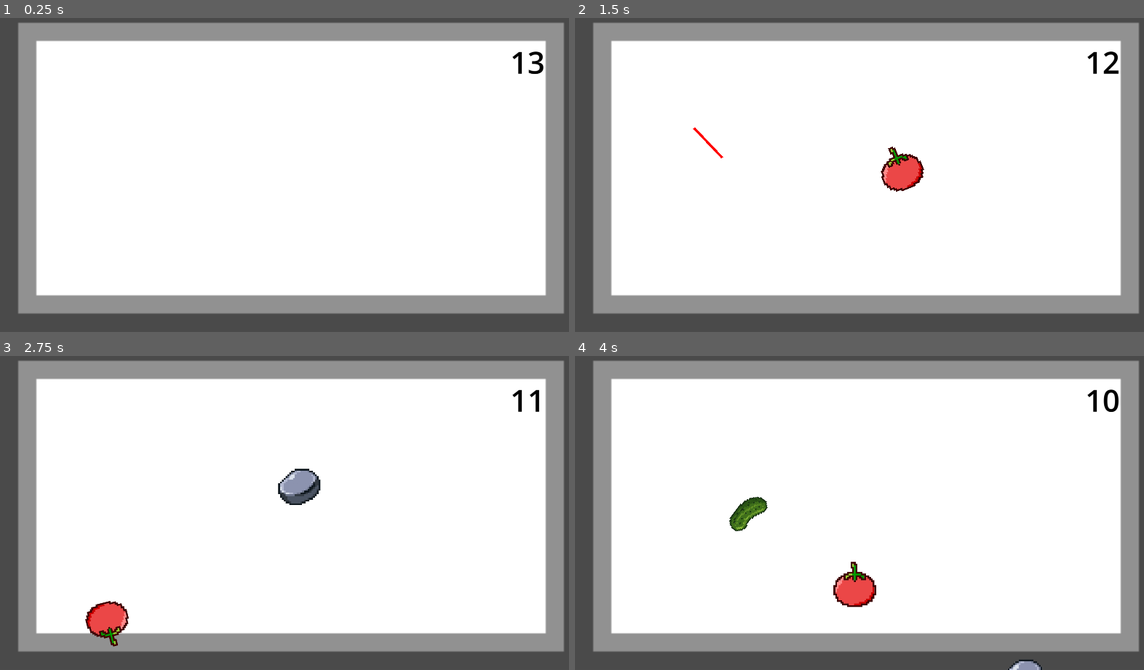
Above: before the commit, frames 1-4 (two rows, left to right).
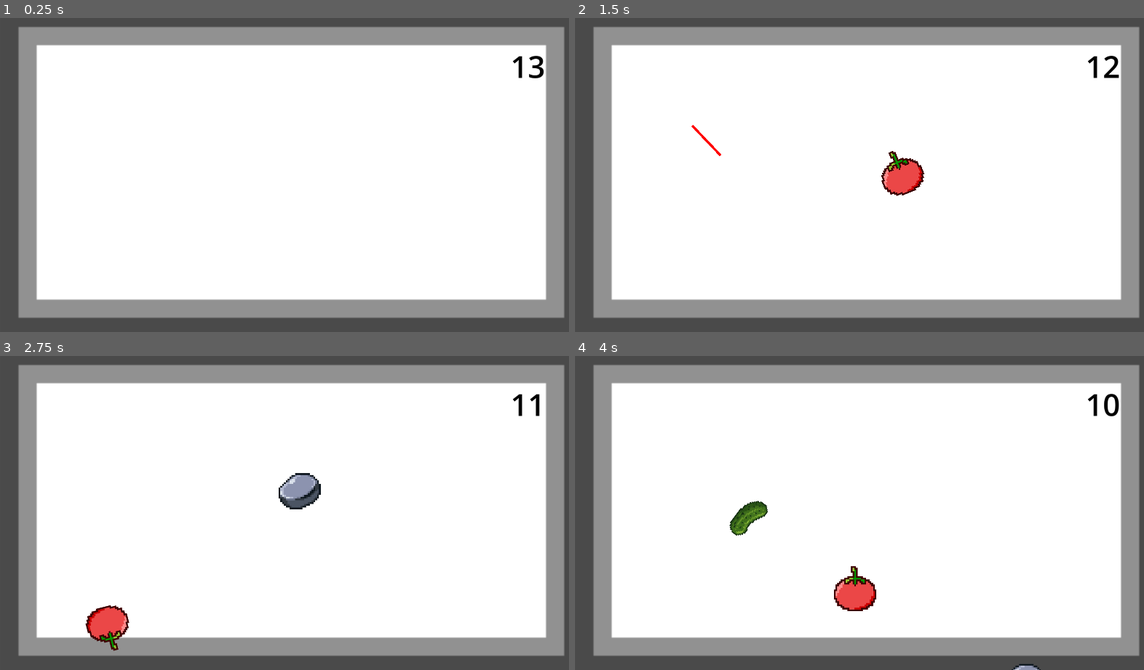
Above: after the commit, the same moments.

Repository: AlanLeo32/Rush---Dine
Game: Godot game, scene res://minigames/slicing/main.tscn
The game is run twice, just before and just after one commit, with the same random seed, the same clock (stepped at 60 frames per second) and the same inputs. This scene is started directly instead of the project's main scene.
Inputs (mouse positions are in pixels of both pictures, inside the frame that each line leads up to):
- Up to frame 1 (0.25 s): no input
- Up to frame 2 (1.5 s): tap Enter (ui_accept) at 0.5, 0.77 s; move the mouse to (996, 153) at 0.52 s; hold Right (ui_right) 0.53-1.25 s; click (996, 153) at 0.67 s; drag from (751, 184) to (outside the picture) at 1.27 s
- Up to frame 3 (2.75 s): move the mouse to (347, 434) at 2.02 s; hold Right (ui_right) from 2.03 s (still down); click (347, 434) at 2.17 s
- Up to frame 4 (4 s): release Right (ui_right) at 2.75 s; drag from (836, 572) to (688, 456) at 2.77 s; move the mouse to (1041, 556) at 3.52 s; hold Left (ui_left) from 3.53 s (still down); click (1041, 556) at 3.67 s; tap Enter (ui_accept) at 3.77 s

The runs differ from the first frame. In frame 1, 6.2% of the frame differs, in the area x 3-100%, y 1-96%; in frame 2, 6.7%; in frame 3, 7.0%; in frame 4, 7.2%, in the area x 3-100%, y 1-100%.

Commit message:
Fruit ya integrado

Diff:
--- a/rush-n-dine/Globales.gd
+++ b/rush-n-dine/Globales.gd
@@ -138,36 +138,44 @@
 
 func logica_siguiente_minijuego():
 	var minijuegos = receta_actual["minijuegos"]
-
 	if pos_minijuego_actual >= minijuegos.size():
 		print("No hay otro minijuego a continuacion, volviendo al restaurante...")
-		# Al terminar el minijuego
 		var noche = get_tree().get_root().get_node("Noche")
 		if noche:
+			# Volver a la cámara del jugador
+			var camara_jugador = noche.get_node("CharacterBodyCocinero2D/Camera2D")
+			if camara_jugador:
+				camara_jugador.make_current()
+			# Mostrar el botón de interactuar
+			if noche.has_node("CanvasLayer/Interactuar"):
+				noche.get_node("CanvasLayer/Interactuar").visible = true
 			noche.procesar_resultado_minijuego(Globales.resultado_minijuego)
 			Globales.resultado_minijuego = {}
+			noche.set("bloquear_cocinero", false)
 		pos_minijuego_actual = 0
 	else:
 		print("Minijuego actual: ", minijuegos[pos_minijuego_actual])
 		var ruta_escena_minijuego = minijuegos[pos_minijuego_actual]
 		pos_minijuego_actual += 1
-
 		var noche = get_tree().get_root().get_node("Noche")
-		if noche and noche.has_node("OverlayMinijuegos/ContenedorMinijuego"):
-			var overlay = noche.get_node("OverlayMinijuegos")
-			var contenedor = overlay.get_node("ContenedorMinijuego")
-			var fondo = overlay.get_node("FondoOscuro")
-			# Limpiar overlay anterior
-			for child in contenedor.get_children():
+		if noche and noche.has_node("ContenedorMinijuegos"):
+			var anchor = noche.get_node("ContenedorMinijuegos")
+			# Limpiar minijuegos anteriores
+			for child in anchor.get_children():
 				child.queue_free()
 			# Instanciar minijuego
 			var minijuego_scene = load(ruta_escena_minijuego)
 			var minijuego_instance = minijuego_scene.instantiate()
-			contenedor.add_child(minijuego_instance)
-			# Mostrar overlay
-			fondo.visible = true
-			contenedor.visible = true
+			minijuego_instance.position = Vector2.ZERO
+			anchor.add_child(minijuego_instance)
+			# Activar cámara del minijuego
+			var camara_minijuego = minijuego_instance.get_node_or_null("Camera2D")
+			if camara_minijuego:
+				camara_minijuego.make_current()
+			# Ocultar el botón de interactuar
+			if noche.has_node("CanvasLayer/Interactuar"):
+				noche.get_node("CanvasLayer/Interactuar").visible = false
 			# Bloquear movimiento cocinero
 			noche.set("bloquear_cocinero", true)
 		else:
-			print("No se encontró el overlay para minijuegos")
+			print("No se encontró el nodo ContenedorMinijuegos")
--- a/rush-n-dine/minigames/slicing/fruit.gd
+++ b/rush-n-dine/minigames/slicing/fruit.gd
@@ -6,7 +6,7 @@
 func _ready():
 	var impulse
 	var ejex = randi_range(100, 1800)
-	global_position = Vector2(ejex, 800)
+	position = Vector2(ejex, 800)
 	if ejex>900:
 		impulse = Vector2(randf_range(-400, -700), randf_range(-920, -740))
 		add_constant_torque(-10000)
@@ -16,8 +16,18 @@
 	#print(impulse)
 	apply_impulse(impulse)
 	add_to_group("Fruta")
-	#$Area2D.connect("area_entered", _on_area_entered)
 
+	# Buscar la cámara del minijuego subiendo hasta el nodo Main
+	var main = get_parent()
+	while main and not main.has_node("Camera2D"):
+		main = main.get_parent()
+	var cam = null
+	if main:
+		cam = main.get_node_or_null("Camera2D")
+	if cam:
+		print("Fruta global:", global_position, " - Cámara global:", cam.global_position)
+	else:
+		print("Fruta global:", global_position, " - Cámara del minijuego NO encontrada")
 func setVegetal(png):
 	$FullSprite.texture = load("res://Sprites/veggies/" + png + '.png')
 	var colision = get_node_or_null(png)
--- a/rush-n-dine/minigames/slicing/main.gd
+++ b/rush-n-dine/minigames/slicing/main.gd
@@ -24,6 +24,10 @@
 		aux+=1
 	else:
 		elem = ROCK_SCENE.instantiate()
+	var x_local = randi_range(700, 1200)
+	var y_local = 600
+	elem.position = Vector2(x_local, y_local)
+	print("Spawnea en:", elem.position)
 	fruits_node.add_child(elem)
 
 func _process(delta):
--- a/rush-n-dine/minigames/slicing/main.tscn
+++ b/rush-n-dine/minigames/slicing/main.tscn
@@ -34,7 +34,7 @@
 [node name="Slash" parent="." instance=ExtResource("2_ee107")]
 
 [node name="Camera2D" type="Camera2D" parent="."]
-position = Vector2(954, 532)
+position = Vector2(953, 518)
 
 [node name="MinigameTimer" type="Timer" parent="."]
 wait_time = 14.0
--- a/rush-n-dine/minigames/slicing/rock.gd
+++ b/rush-n-dine/minigames/slicing/rock.gd
@@ -6,7 +6,7 @@
 func _ready():
 	var impulse
 	var ejex = randi_range(100, 1800)
-	global_position = Vector2(ejex, 800)
+	position = Vector2(ejex, 800)
 	if ejex>900:
 		impulse = Vector2(randf_range(-400, -700), randf_range(-920, -740))
 	else:
--- a/rush-n-dine/minigames/slicing/slash.gd
+++ b/rush-n-dine/minigames/slicing/slash.gd
@@ -31,35 +31,41 @@
 
 func _process(delta):
 	if Input.is_mouse_button_pressed(MOUSE_BUTTON_LEFT):
-		var pos = get_viewport().get_mouse_position()
-		line.add_point(pos)
-		var length = line.get_point_count()
-		if length > 2:
-			dir = ''
-			var ult = line.get_point_position(length-1)
-			var pri = line.get_point_position(0)
-			dir = detectar_direccion(ult, pri)
+		var node = self
+		var cam = null
+		while node and not cam:
+			cam = node.get_node_or_null("Camera2D")
+			node = node.get_parent()
+		if cam:
+			var pos = cam.get_global_mouse_position()
+			line.add_point(to_local(pos))
+			var length = line.get_point_count()
+			if length > 2:
+				dir = ''
+				var ult = line.get_point_position(length-1)
+				var pri = line.get_point_position(0)
+				dir = detectar_direccion(ult, pri)
+				if length > 5:
+					line.remove_point(0)
+			#update_collision_shape()
+			var space = get_world_2d().direct_space_state
 
-			if length > 5:
-				line.remove_point(0)
-		#update_collision_shape()
-		var space = get_world_2d().direct_space_state
+			var params = PhysicsPointQueryParameters2D.new()
+			params.position = pos
 
-		var params = PhysicsPointQueryParameters2D.new()
-		params.position = pos
+			var result = space.intersect_point(params, 32)
 
-		var result = space.intersect_point(params, 32)
-
-		for hit in result:
-			var obj := hit.get("collider") as Node
-			if obj and (obj.is_in_group("Fruta") or obj.is_in_group("Roca")) and !obj.cortando():
-				obj.cortar()
-				print("Fruta cortada:", obj.name)
-				if obj.is_in_group("Fruta"):
-					puntaje += 1
-				else:
-					if puntaje >= 0:
-						puntaje -= 1
+			for hit in result:
+				var obj := hit.get("collider") as Node
+				print("Colisiona con:", obj)  # <-- Agregá este print acá
+				if obj and (obj.is_in_group("Fruta") or obj.is_in_group("Roca")) and !obj.cortando():
+					obj.cortar()
+					print("Fruta cortada:", obj.name)
+					if obj.is_in_group("Fruta"):
+						puntaje += 1
+					else:
+						if puntaje >= 0:
+							puntaje -= 1
 				print('Direccion del corte: ' + dir)
 				elimina_fruta(obj)
 	else:
--- a/rush-n-dine/noche.tscn
+++ b/rush-n-dine/noche.tscn
@@ -450,23 +450,8 @@
 [node name="Clientes" type="Node2D" parent="."]
 position = Vector2(2, 4)
 
-[node name="OverlayMinijuegos" type="CanvasLayer" parent="."]
-
-[node name="FondoOscuro" type="ColorRect" parent="OverlayMinijuegos"]
-visible = false
-anchors_preset = 15
-anchor_right = 1.0
-anchor_bottom = 1.0
-offset_left = 1.0
-offset_right = 1.0
-grow_horizontal = 2
-grow_vertical = 2
-mouse_filter = 2
-color = Color(0, 0, 0, 0.501961)
-
-[node name="ContenedorMinijuego" type="Control" parent="OverlayMinijuegos"]
-layout_mode = 3
-anchors_preset = 0
+[node name="ContenedorMinijuegos" type="Node2D" parent="."]
+position = Vector2(6510, 0)
 
 [connection signal="body_entered" from="Mesada" to="Tacho" method="_on_mesada_body_entered"]
 [connection signal="pressed" from="CanvasLayer/Interactuar" to="CharacterBodyCocinero2D" method="_on_interactuar_pressed"]
